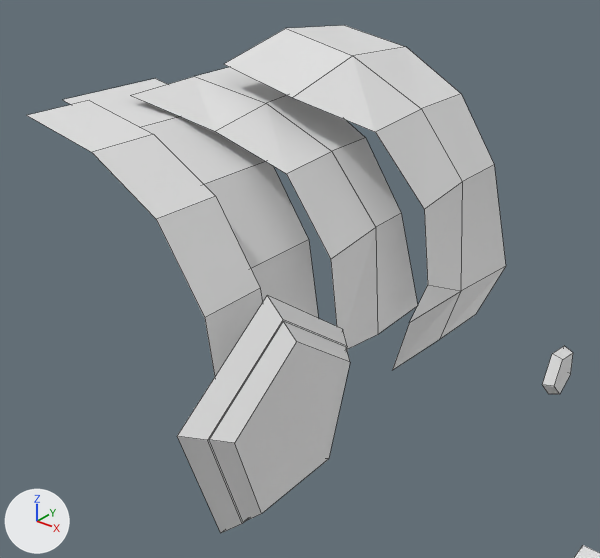
Two versions of the Blender file Blockings.blend, one commit apart.
Both versions are drawn from a camera (50 mm lens) standing at (3.655, -1.934, 3.648) and looking at (1.529, 0.723, 2.001). Arrows for +X, +Y and +Z are at lower left; the lights stay in place. Mesh edges are drawn as thin lines.

Objects in the first picture: 'InnerPadding', 'Keyhole', 'KeyholeBackframe', 'Rivet', 'Strap', 'TopPadding', 'WoodenLid'.
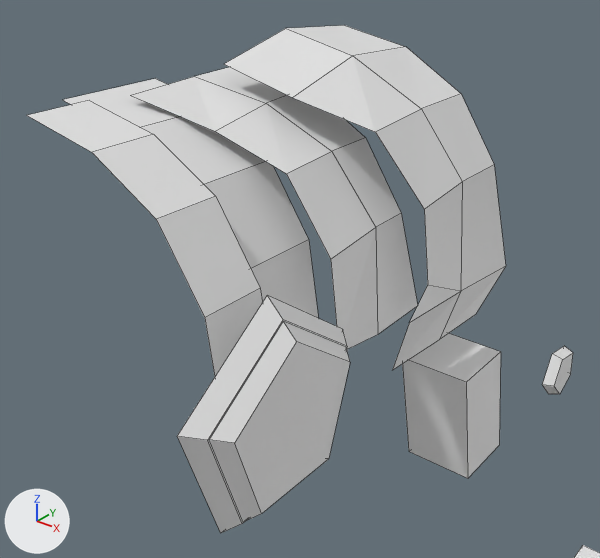
Changed parts and their boxes [x1, y1, x2, y2] in the pictures (600 x 558 px):
'MetalLeg', added: after [402, 333, 501, 478]

The change, as a list of edits to the scene's bpy script:
```text
Add me_cube_001:
    me_cube_001.from_pydata([(-1.0, -0.79, -1.54), (-1.0, -1.54, 2.13), (-1.0, 1.21, -1.54), (-1.0, 0.46, 2.13), (1.0, -0.79, -1.54), (1.0, -1.54, 2.13), (1.0, 1.21, -1.54), (1.0, 0.46, 2.13)], [], [(0, 1, 3, 2), (2, 3, 7, 6), (6, 7, 5, 4), (4, 5, 1, 0), (2, 6, 4, 0), (7, 3, 1, 5)])
Add ob_metalleg:
    ob_metalleg = bpy.data.objects.new('MetalLeg', me_cube_001)
    ob_metalleg.location = (1.949, 1.493, 1.131)
    ob_metalleg.scale = (-0.186, -0.186, -0.186)
```
